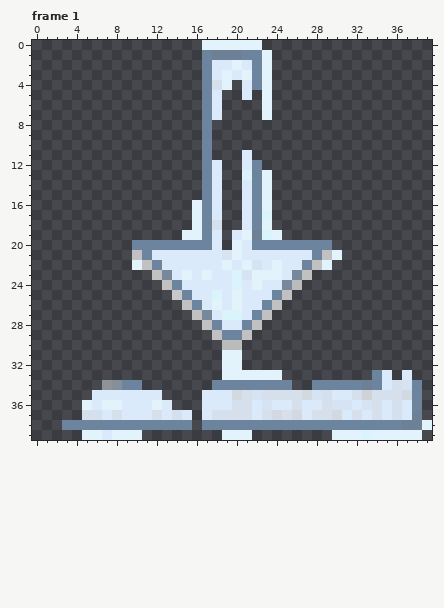
Edited in one commit: animated GIF sprite (assets/download.gif). This is how it looked before the edit.
The file is 40x40 pixels, 29 frames. Colours within 5 levels of each other are drawn and written as one. Shown: frame 1. The commit also changed other frames, which this record leaves out.
After the commit:
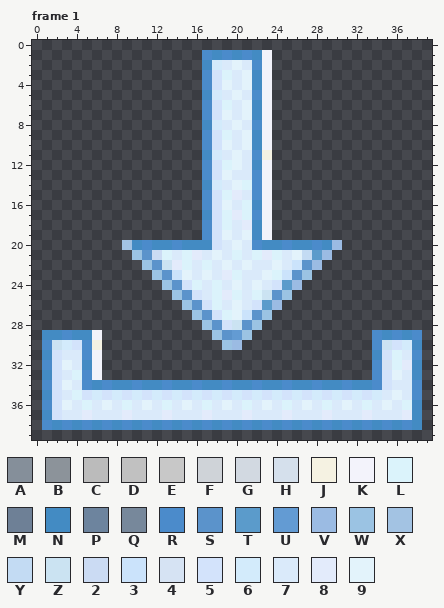
Palette (. is transparent): A #858f9a  B #8c939a  C #bbbbbb  D #c1c1c1  E #c8c8c8  F #cfd3d8  G #d2d9e1  H #d5e0ec  J #f5f2e2  K #f3f3fb  L #dbf3fb  M #6e8096  N #438bc3  P #6d849e  Q #77889b  R #4b8bcb  S #5b93cb  T #5b9bcb  U #639bd3  V #9bbbe3  W #9bc3e3  X #a3c3e3  Y #c3dbf3  Z #cbe3f2  2 #cbdbf3  3 #cbe3fb  4 #d6e3f3  5 #d3e3fb  6 #d3ebfb  7 #daeafa  8 #e3ebfb  9 #e3f3fb
Difference:
--- frame 1
@@ x 0..39 @@
- 0 .................999999.................
- 1 .................PMMMPP9................
- 2 .................P7797P9................
- 3 .................P7979P9................
- 4 .................PH9.7P9................
- 5 .................P7..7.9................
- 6 .................P7....9................
- 7 .................P7....9................
- 8 .................P......................
- 9 .................P......................
-10 .................P......................
-11 .................P...7..................
-12 .................P7..7P.................
-13 .................P7..LP9................
-14 .................P7..7P9................
-15 .................P7..7P9................
-16 ................9P7..7P9................
-17 ................9P7..7PL................
-18 ................9PH..7P9................
-19 ...............99P7.79ML9...............
-20 ..........PPPPPPPP7.97PPPPPPPP..........
-21 ..........DP7777777497777777PD9.........
-22 ..........9DP77777797947977PD9..........
-23 ............DQ797977L49997QD............
-24 .............DP77777L7977QC.............
-25 ..............EP77L79777PD..............
-26 ...............DP797977PD...............
-27 ................DQ7LL7PD................
-28 .................DP77PD.................
-29 ..................DPPD..................
-30 ...................CC...................
-31 ...................99...................
-32 ...................99...................
-33 ...................999999.........P7.7..
-34 .......BAPP.......PPPPPPPP..PPPPPMP7H4P.
-35 ......7777777....777GH4HHHHG4H77HFHHHGP.
-36 .....979977797...777HH7477H77H4474H7H7P.
-37 .....HH7H777H7H7.7HHHH7HGHG7HHG7H7H7H7M.
-38 ...PPPPPPPPPPPPP.PPPPPPPPPPPPPPPPPPPPMM9
-39 .....997999........999........999L99999.
+ 0 ........................................
+ 1 .................RNRNRNK................
+ 2 .................N6797RK................
+ 3 .................R5L79NK................
+ 4 .................R5979NK................
+ 5 .................N6797RK................
+ 6 .................R5L79NK................
+ 7 .................R5979NK................
+ 8 .................N6797RK................
+ 9 .................R5L79NK................
+10 .................R5979NK................
+11 .................N6797RJ................
+12 .................R5L97NK................
+13 .................R5977RK................
+14 .................N679LRK................
+15 .................R5L87RK................
+16 .................R597LNK................
+17 .................N5L8LRK................
+18 .................R5L78NK................
+19 .................R5979NK................
+20 .........XNRNNRNNN5797RNNRNNRNV.........
+21 ..........WS2L7L8797L7L8L79YTV..........
+22 ...........WSZ8L7L797977973SV...........
+23 ............WS397978L779L3SW............
+24 .............WS5L7L797975TV.............
+25 ..............WS57L8L7LZSW..............
+26 ...............WS5L7975TV...............
+27 ................WS5L93SW................
+28 .................WS5ZSW.................
+29 .NNRNNK...........WSUW............RNRNR.
+30 .RZ65RJ............WV.............RZ56N.
+31 .N577RK...........................N5L7R.
+32 .R597NK...........................R4L8N.
+33 .N57LRK...........................R597N.
+34 .R597RNRNNRNNRNNRNNRNNRNNRNNRNNRNNR577R.
+35 .N57L565656565656565656565656565656797R.
+36 .R597L797L797L797L797L797L797L797L797LN.
+37 .N577877787778777877787778777877787778N.
+38 .RNRNRNRNRNRNRNRNRNRNRNRNRNRNRNRNRNRNRN.
+39 ........................................
Boxes around the changes in both pictures, in picture pixels (x1, y1, x2, y2):
changed: (42, 40, 432, 440)
